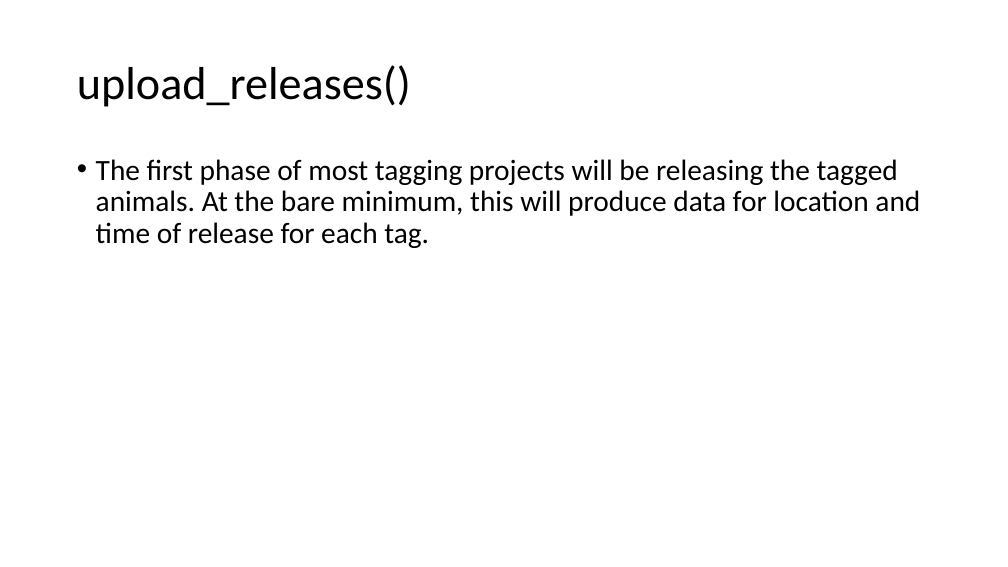
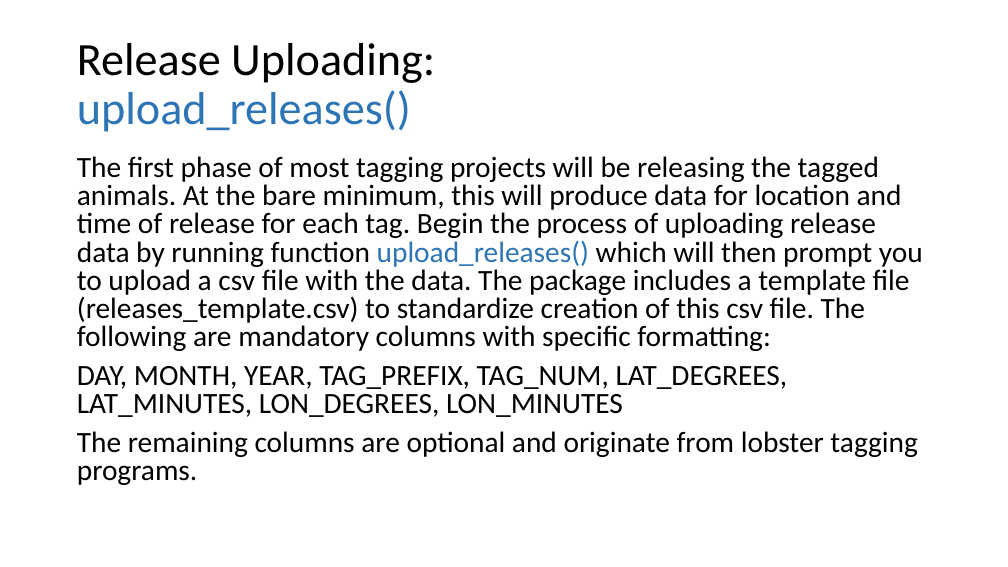
Before and after one commit to LobsterScience/LobTag2, a slide deck: slide 10 of app.files/user_guide.pptx. Drawn at 1008x567 pixels with LibreOffice and Linux fonts; fonts in the diff are those of the drawing. Boxes give left, top, right and bottom in pixels: in the first picture for what was removed or moved away, otherwise in the second. Text is boxed around its words. In the diff, an @@ line names an element or a change of style, - is before the commit and + after.

```diff
--- a/app.files/user_guide.pptx
+++ b/app.files/user_guide.pptx
@@ title at [77, 43, 435, 132]: text changed @@
-upload_releases()
+Release Uploading:
+upload_releases()
@@ text at [77, 156, 923, 485]: text changed @@
-• The first phase of most tagging projects will be releasing the tagged animals. At the bare minimum, this will produce data for location and time of release for each tag.
+The first phase of most tagging projects will be releasing the tagged animals. At the bare minimum, this will produce data for location and time of release for each tag. Begin the process of uploading release data by running function upload_releases() which will then prompt you to upload a csv file with the data. The package includes a template file (releases_template.csv) to standardize creation of this csv file. The following are mandatory columns with specific formatting:
+DAY, MONTH, YEAR, TAG_PREFIX, TAG_NUM, LAT_DEGREES, LAT_MINUTES, LON_DEGREES, LON_MINUTES
+The remaining columns are optional and originate from lobster tagging programs.
```
Also in this commit, not shown: 2 other slides changed, 14 slides added, 1 other file.
